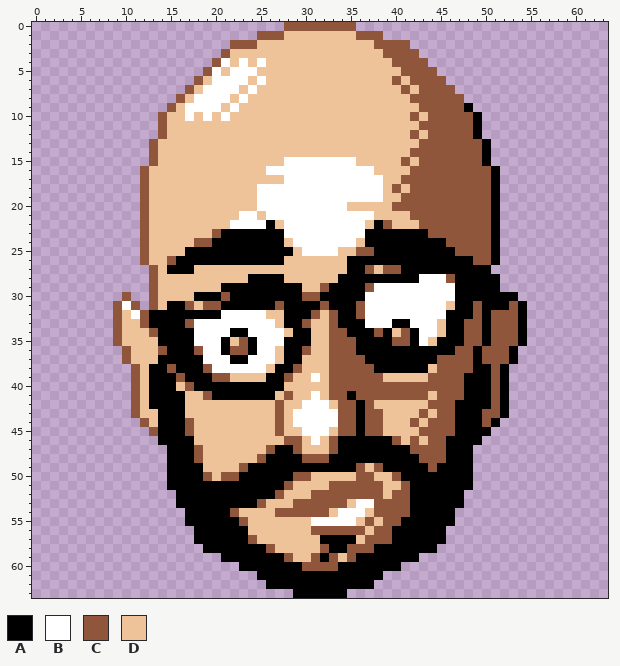
Edited in one commit: pixel-art sprite (img/mesquishedbig.png). This is how it looked before the edit.
The file is 128x128 pixels, drawn in blocks of 2x2; one block is one cell here.
Palette (. is transparent): A #000000  B #ffffff  C #8f563b  D #eec39a
Pixels before, first column x 9:
 0 ...................CCCCCCCC...................
 1 ................CCCDDDDDDDDCCC................
 2 .............CCCDDDDDDDDDDDDDCCCC.............
 3 ............CDDDDDDDDDDDDDDDDDCCCC............
 4 ...........CBDBDBDDDDDDDDDDDDDDCCCC...........
 5 ..........CBDBBBDDDDDDDDDDDDDDDDCCCC..........
 6 .........CDBBBBDBDDDDDDDDDDDDDDCDCCCC.........
 7 ........CDBBBBDBDDDDDDDDDDDDDDDDCDCCCC........
 8 .......CDBBBBDBDDDDDDDDDDDDDDDDDDCCCCCC.......
 9 ......CDBBBBDBDDDDDDDDDDDDDDDDDDDDCCCCCA......
10 .....CDDBDBDBDDDDDDDDDDDDDDDDDDDDCDCCCCCA.....
11 .....CDDDDDDDDDDDDDDDDDDDDDDDDDDDDCCCCCCA.....
12 .....CDDDDDDDDDDDDDDDDDDDDDDDDDDDCDCCCCCA.....
13 ....CDDDDDDDDDDDDDDDDDDDDDDDDDDDDDCCCCCCCA....
14 ....CDDDDDDDDDDDDDDDDDDDDDDDDDDDDCCCCCCCCA....
15 ....CDDDDDDDDDDDDDDBBBBBBBBDDDDDCDCCCCCCCA....
16 ...CDDDDDDDDDDDDDBBBBBBBBBBBBDDDDCCCCCCCCCA...
17 ...CDDDDDDDDDDDDDDDBBBBBBBBBBBDDCCCCCCCCCCA...
18 ...CDDDDDDDDDDDDBBBBBBBBBBBBBBDCDCCCCCCCCCA...
19 ...CDDDDDDDDDDDDBBBBBBBBBBBBBBDDCCCCCCCCCCA...
20 ...CDDDDDDDDDDDDBBBBBBBBBBDDDDDCCCCCCCCCCCA...
21 ...CDDDDDDDDDDBBDBBBBBBBBBBBBDDDDCCCCCCCCCA...
22 ...CDDDDDDDDDBBBBADBBBBBBBBBDACDDDCCCCCCCCA...
23 ...CDDDDDDDCAAAAAAABBBBBBBBBAAAAAAACCCCCCCA...
24 ...CDDDDDCCAAAAAAAADBBBBBBBDAAAAAAAAACCCCCA...
25 ...CDDDDAAAAAAAAAAAADBBBBDDCCAAAAAAAAACCCCA...
26 ...CDDCAAAAAAAAAAAADDDDDDDAAAAAAAAAAAAAACCA...
27 ....CDAAADDDDDDDDDDDDDDDDDAACDCCAAAAAAAAAA....
28 ....CDDDDDDDDDDAAAADDDDDDAAAAAAAAABBBCAAAAA...
29 ....CDDDDDDDAAAAAAAAADDCAAAACBBBBBBBBBAAAAA...
30 .C..CDDDDAAACAAAAAAAACCAAAAABBBBBBBBBBAAAAAAA.
31 CBC.CDAACDCCAAAAAACAAAACAAACBBBBBBBBBDAACAAACA
32 CDBCAAAAAAAABBBBBDDAAACDCAACBBBBBBBBBAAACACCCA
33 CDDCAAAACBBBBBBBBBDAACDDCAAABBBAABBBDAACCACCCA
34 CDDDCAAAABBBBAABBBBDAADDCCAAACADCABBDAACCACCCA
35 CDDDDAAAABBBADCABBBAAADDCCCAAAACCABDAAACCACCCA
36 .CDDDCAAACBBACCABBDAACDDCCCAAAAAAAAAAACCACCCA.
37 .CDDDAAAAABBBAABBBDAADDDCCCCAAAAAAAACCCCACCCA.
38 ..CDAACAAACBBBBBBDAACDDDCCCCCAAAAAADCCCCAACA..
39 ..CDAAACAAACCDDDDAACDDBDCCCCCCDDDDDCCCCAAACA..
40 ..CDAAADCAAAAAAAAAADDDDDCCCCCCCCCCCCCCCAAACA..
41 ..CDAAAADDCAAAAAAADCDDBDCCACCCCCCCCDCCCAAACA..
42 ..CDAAAADDDDDDDDDDCDDBBBDCCACDDDDDDCCCAAAACA..
43 ..CDDAAADDDDDDDDDDCDBBBBBCCACCDDDDCDCCAAACCA..
44 ...CDAAACDDDDDDDDDCDBBBBBCCACCDDDCDCCCAAACA...
45 ....CAAACDDDDDDDDDCDDBBBDCCACCDDDDCCCCAAAA....
46 .....AAAADDDDDDDDDDCCDBDCAAAAAACDCDCCAAAA.....
47 ......AAACDDDDDDDCAACDDDCAAAAAAAACCCCAAA......
48 ......AAACDDDDDDCAAAACCCAAAAAAAAAACCCAAA......
49 ......AAAADDDDCAAAAAAAAAAAACDCAAAAACAAAA......
50 ......AAAACDCCAAAAAACCDDDDDCCDDCAAAAAAAA......
51 ......AAAAAAAAAAAAACDDDDCCCCCCDDCAAAAAAA......
52 .......AAAAAAAAAAACDDDCCCCCCCCDCCAAAAAA.......
53 .......AAAAAAAAACDDDCCCCCCDBBCCCCAAAAAA.......
54 ........AAAAACDDDDCCCCCCDBBBDCCCCAAAAA........
55 ........AAAAAACDDDDDDDBBBBBDCDCCAAAAAA........
56 .........AAAAAADDDDDDDCCCCCCDCCAAAAAA.........
57 .........AAAAAACDDDDDDDAAAADCCCAAAAAA.........
58 ..........AAAAAAACDDDDDCAACCCAAAAAAA..........
59 ............AAAAAAACDDCACDCAAAAAAA............
60 ..............AAAAAAACCCCAAAAAAA..............
61 ................AAAAAAAAAAAAAA................
62 .................AAAAAAAAAAAA.................
63 ....................AAAAAA....................
And afterwards:
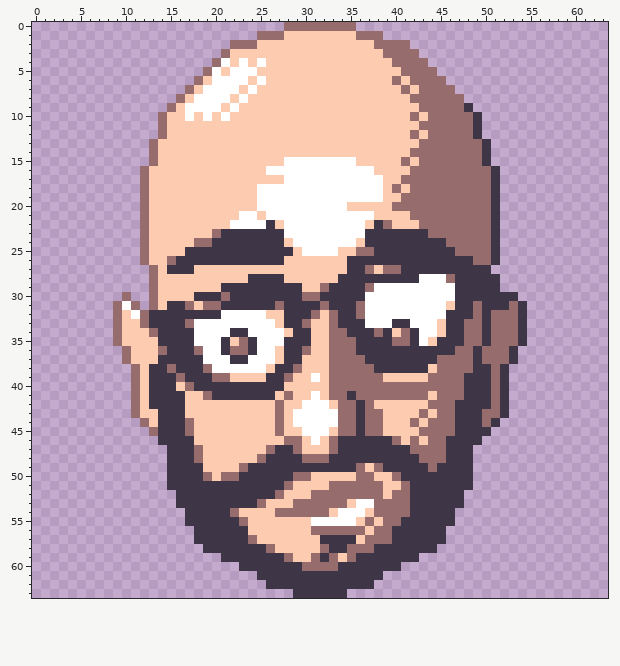
Edits made:
Colour A changes from #000000 to #3e3546.
Colour C changes from #8f563b to #966c6c.
Colour D changes from #eec39a to #fdcbb0.
